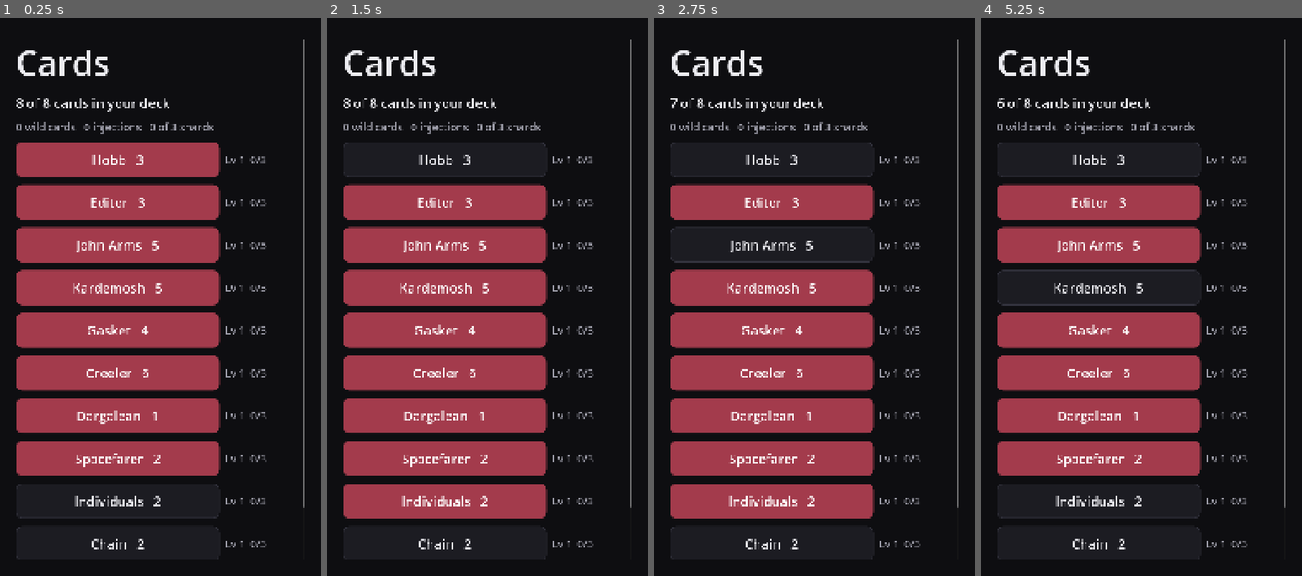
Above: before the commit, frames 1-4 (left to right).
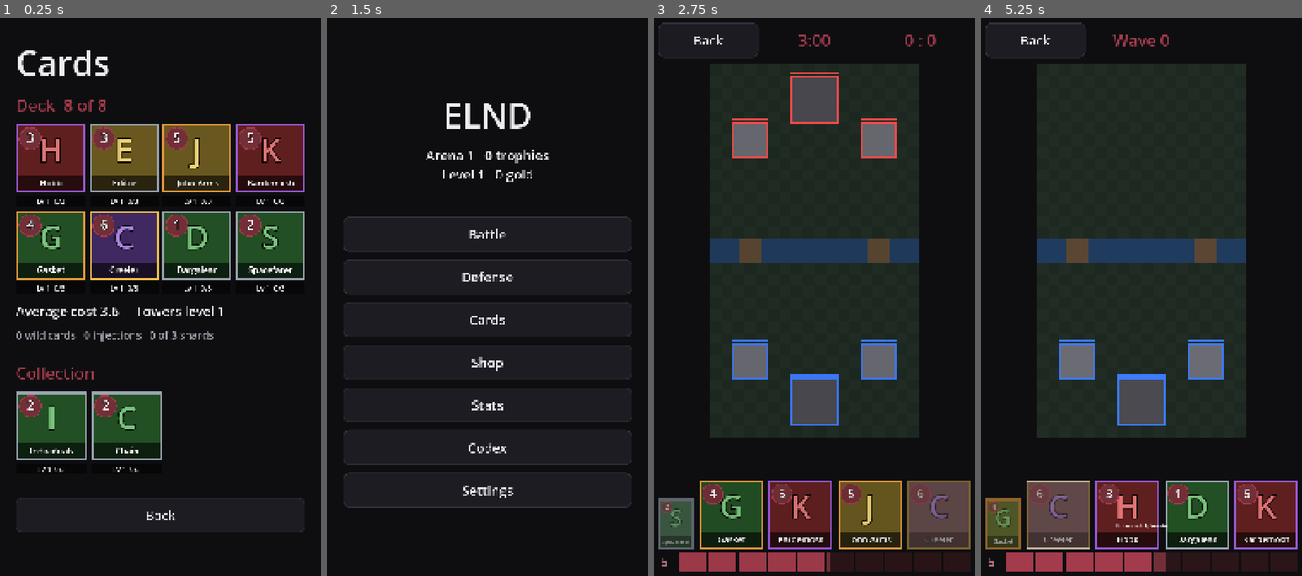
Above: after the commit, the same moments.

Repository: HenryElendheim/ELND
Game: Godot game, scene res://scenes/deck.tscn
Same seed, same stepped clock (60 frames per second), same inputs: the game is played once before the commit and once after it. This scene is started directly instead of the project's main scene.
Inputs (mouse positions are in pixels of both pictures, inside the frame that each line leads up to):
- Up to frame 1 (0.25 s): no input
- Up to frame 2 (1.5 s): click (487, 514) at 0.5 s, where only the run after the commit has a clickable "Back"; click (445, 157) at 1.25 s, where only the run before the commit has a clickable "Hobb 3"
- Up to frame 3 (2.75 s): click (814, 235) at 2 s, where only the run after the commit has a clickable "Battle"
- Up to frame 4 (5.25 s): click (1035, 40) at 2.75 s, where only the run after the commit has a clickable "Back"; click (1141, 274) at 3.5 s, where only the run after the commit has a clickable "Defense"; click (1058, 514) at 4.27 s; click (1099, 246) at 5 s, where only the run before the commit has a clickable "John Arms 5"

The runs differ from the first frame. In frame 1, 43% of the frame differs, in the area x 5-95%, y 3-98%; in frame 2, 36%; in frame 3, 62%, in the area x 1-99%, y 0-100%; in frame 4, 59%.

Commit message:
Card tiles with fitted names and a deck style Cards screen
Cards are now drawn as tiles: rarity coloured frame, class colour inside
with a big letter as placeholder art, the cost in a wine drop and the
short name along the bottom, shrunk to fit so long names never stretch
the screen. Short names live in cards.json.

The hand in battle uses the tiles too, with a small tile for the next
card and a purple glow when an evolution is ready. The Cards screen now
shows the deck as 2 rows of 4 with level and copies bars, the average
cost and tower level, and the collection below. Tap a card to add,
swap, remove, switch its evolution, inject or use wild cards.

Diff:
--- a/data/cards.json
+++ b/data/cards.json
@@ -49,7 +49,8 @@
 				"ability": "gorge",
 				"gorge_max_health": 300,
 				"gorge_range": 1.5
-			}
+			},
+			"short_name": "Hobb"
 		},
 		"editor": {
 			"number": 2,
@@ -73,7 +74,8 @@
 				"name": "Rewrite",
 				"ability": "rewrite",
 				"push_back_tiles": 2.5
-			}
+			},
+			"short_name": "Editor"
 		},
 		"john_arms": {
 			"number": 3,
@@ -110,7 +112,8 @@
 				"name": "No Hard Feelings",
 				"ability": "flurry_on_demand",
 				"exhausted_time": 2.0
-			}
+			},
+			"short_name": "John Arms"
 		},
 		"kardemosh": {
 			"number": 4,
@@ -149,7 +152,8 @@
 				"starting_skin": 150,
 				"flay_damage": 150,
 				"flay_range": 3.0
-			}
+			},
+			"short_name": "Kardemosh"
 		},
 		"gasket": {
 			"number": 5,
@@ -174,7 +178,8 @@
 				"name": "Do Not Enter",
 				"ability": "close_the_lid",
 				"lid_damage": 300
-			}
+			},
+			"short_name": "Gasket"
 		},
 		"creeler": {
 			"number": 6,
@@ -204,7 +209,8 @@
 				"ability": "drop",
 				"drop_damage": 200,
 				"drop_radius": 1.5
-			}
+			},
+			"short_name": "Creeler"
 		},
 		"spiker": {
 			"number": 7,
@@ -225,7 +231,8 @@
 					"slow": 0.35
 				}
 			],
-			"tower_damage_share": 0.35
+			"tower_damage_share": 0.35,
+			"short_name": "Spiker"
 		},
 		"dargalean": {
 			"number": 8,
@@ -252,7 +259,8 @@
 				"ability": "cuddle",
 				"duration": 2.0,
 				"radius": 3.0
-			}
+			},
+			"short_name": "Dargalean"
 		},
 		"spacefarer": {
 			"number": 9,
@@ -288,7 +296,8 @@
 				"speed": 16,
 				"size": 0.6,
 				"colour": "#6FF2FF"
-			}
+			},
+			"short_name": "Spacefarer"
 		},
 		"individuals": {
 			"number": 10,
@@ -321,7 +330,8 @@
 				"name": "Seen Through a Screen",
 				"ability": "flatten",
 				"duration": 2.0
-			}
+			},
+			"short_name": "Individuals"
 		},
 		"chain": {
 			"number": 11,
@@ -339,7 +349,8 @@
 					"duration": 6.0
 				}
 			],
-			"radius": 2.5
+			"radius": 2.5,
+			"short_name": "Chain"
 		}
 	},
 	"spell_kinds": {
--- a/scenes/battle.gd
+++ b/scenes/battle.gd
@@ -20,8 +20,8 @@
 var _admin: AdminPanel
 var _accumulator := 0.0
 var _slot := -1
-var _slot_buttons: Array[Button] = []
-var _next_label: Label
+var _slot_buttons: Array[CardTile] = []
+var _next_tile: CardTile
 var _clock: Label
 var _rate := 1.0
 var _phase := "regular"
@@ -77,24 +77,24 @@
 	sim.use_progress()
 
 
-## Four card buttons and a small label for the card that comes in next.
+## Four card tiles and a smaller tile for the card that comes in next.
 func _build_hand() -> Control:
 	var row := HBoxContainer.new()
 	var group := ButtonGroup.new()
 	group.allow_unpress = true
+	_next_tile = CardTile.new()
+	_next_tile.size_flags_horizontal = SIZE_FILL
+	_next_tile.custom_minimum_size = Vector2(120, 170)
+	_next_tile.size_flags_vertical = SIZE_SHRINK_END
+	_next_tile.disabled = true
+	row.add_child(_next_tile)
 	for slot in 4:
-		var card := Ui.button("", func() -> void: _select(slot))
+		var card := CardTile.new()
 		card.toggle_mode = true
 		card.button_group = group
-		card.custom_minimum_size.y = 150
+		card.pressed.connect(func() -> void: _select(slot))
 		_slot_buttons.append(card)
 		row.add_child(card)
-	_next_label = Ui.label("", "MutedLabel")
-	_next_label.size_flags_horizontal = SIZE_FILL
-	_next_label.custom_minimum_size.x = 140
-	_next_label.horizontal_alignment = HORIZONTAL_ALIGNMENT_CENTER
-	_next_label.vertical_alignment = VERTICAL_ALIGNMENT_CENTER
-	row.add_child(_next_label)
 	return row
 
 
@@ -165,11 +165,13 @@
 		card.visible = slot < cards.size()
 		if not card.visible:
 			continue
-		var evo := "  EVO" if hand.evolution_ready(slot) else ""
-		card.text = "%s\n%d%s" % [_short_name(cards[slot]), Hand.cost_of(cards[slot]), evo]
+		card.card_id = cards[slot]
+		card.evolution = hand.evolution_ready(slot)
 		card.modulate.a = 1.0 if hand.can_afford(slot) else 0.5
-	var next := hand.next_card()
-	_next_label.text = "Next\n" + _short_name(next) if next != "" else ""
+		card.queue_redraw()
+	_next_tile.card_id = hand.next_card()
+	_next_tile.modulate.a = 0.6
+	_next_tile.queue_redraw()
 
 
 ## Keeps one button per evolved group of yours on the field. Each shows the troop, the cost, or the seconds of cooldown left,
@@ -184,6 +186,7 @@
 			var button := Ui.button("", func() -> void: _use_evolution(unit))
 			button.size_flags_horizontal = SIZE_FILL
 			button.custom_minimum_size.x = 220
+			button.clip_text = true
 			_evo_row.add_child(button)
 	var buttons := _evo_row.get_children().filter(func(node: Node) -> bool: return not node.is_queued_for_deletion())
 	for i in mini(buttons.size(), _evo_units.size()):
@@ -191,7 +194,7 @@
 		var button: Button = buttons[i]
 		var wait := ceili(unit.evolution_ready_at - sim.time)
 		var cost := sim.evolution_cost(unit)
-		button.text = "%s\n%s" % [_short_name(unit.id), "%ds" % wait if wait > 0 else "%d" % cost]
+		button.text = "%s\n%s" % [CardTile.short_name(unit.id), "%ds" % wait if wait > 0 else "%d" % cost]
 		var hand := sim.hands[Unit.Team.PLAYER]
 		button.modulate.a = 1.0 if sim.evolution_ready(unit) and (hand.infinite or hand.ephrocity >= cost) else 0.5
 
@@ -236,9 +239,6 @@
 		_slot = -1
 
 
-static func _short_name(card_id: String) -> String:
-	return Data.table("cards").cards[card_id].name.trim_prefix("The ") if card_id != "" else ""
-
 
 ## Removes every troop and building but leaves the towers standing.
 func clear_troops() -> void:
--- a/scenes/deck.gd
+++ b/scenes/deck.gd
@@ -1,94 +1,134 @@
 extends Screen
-## Your cards. Tap a card to put it in or take it out of your deck, which is saved whenever it has exactly the right
-## number of cards. Each row shows the card's level and how many copies the next level needs, and wild cards can top it up.
+## The Cards screen. Your deck sits at the top as two rows of four tiles, each with its level and copies bar,
+## then the average Ephrocity cost and tower level, then the rest of your collection.
+## Tap a card to see what you can do with it: add it, swap it in, take it out, switch its evolution or spend wild cards.
+## The deck is saved whenever it has exactly the right number of cards.
 
 const MENU_SCENE := "res://scenes/main_menu.tscn"
+const COLUMNS := 4
 
-var _picked := []
-var _count: Label
-var _wild: Label
+var _deck := []
 var _size := 8
+var _selected := ""
+## A collection card waiting to be swapped in. The next deck card tapped is the one it replaces.
+var _swap_in := ""
 
 
 func build() -> void:
 	_size = int(Data.table("battle").deck.size)
-	_picked = BattleSim.starting_deck().duplicate()
+	if _deck.is_empty():
+		_deck = BattleSim.starting_deck().duplicate()
 	add(Ui.label("Cards", "TitleLabel"))
-	_count = add(Ui.label(""))
-	_wild = add(Ui.label("", "MutedLabel"))
-	for id in BattleSim.available_cards():
-		add(_row(id))
+
+	add(Ui.label("Deck  %d of %d" % [_deck.size(), _size], "HeadingLabel"))
+	add(_grid(_deck))
+	var costs := 0.0
+	for id in _deck:
+		costs += Hand.cost_of(id)
+	var average := costs / maxf(_deck.size(), 1)
+	add(Ui.label("Average cost %.1f     Towers level %d" % [average, Progress.tower_level()]))
+	add(Ui.label("%d wild cards   %d injections   %d of 3 shards" % [Progress.wild_cards(), Progress.injections(), Progress.shards()], "MutedLabel"))
+
+	if _selected != "":
+		_actions()
+
+	var rest := BattleSim.available_cards().filter(func(id: String) -> bool: return not id in _deck)
+	if not rest.is_empty():
+		add(Ui.spacer(12))
+		add(Ui.label("Collection", "HeadingLabel"))
+		add(_grid(rest))
 	add(Ui.spacer(24))
 	add(Ui.button("Back", go_back))
-	_show_counts()
 
 
-func _row(id: String) -> Control:
-	var card: Dictionary = Data.table("cards").cards[id]
-	var progress := Progress.card(id)
-	var row := HBoxContainer.new()
-	var pick := Ui.button("%s   %d" % [card.name.trim_prefix("The "), int(card.cost)], func() -> void: pass)
-	pick.toggle_mode = true
-	pick.button_pressed = id in _picked
-	pick.toggled.connect(func(on: bool) -> void: _toggle(id, on))
-	row.add_child(pick)
-	var level := int(progress.level)
-	var status := "Lv %d  max" % level if level >= Progress.max_card_level() else "Lv %d  %d/%d" % [level, progress.copies, Progress.copies_for_next(level)]
-	var info := Ui.label(status, "MutedLabel")
-	info.size_flags_horizontal = SIZE_FILL
-	info.custom_minimum_size.x = 260
-	info.vertical_alignment = VERTICAL_ALIGNMENT_CENTER
-	row.add_child(info)
-	if Progress.has_evolution(id):
-		var evo := Ui.button("Evo", func() -> void: pass)
-		evo.toggle_mode = true
-		evo.button_pressed = id in Progress.deck_evolutions()
-		evo.size_flags_horizontal = SIZE_FILL
-		evo.toggled.connect(func(on: bool) -> void: _toggle_evolution(evo, id, on))
-		row.add_child(evo)
-	elif Progress.injections() > 0 and id in Progress.evolvable_cards():
-		var inject := Ui.button("Inject", func() -> void: _inject(id))
-		inject.size_flags_horizontal = SIZE_FILL
-		row.add_child(inject)
-	if Progress.wild_cards() > 0 and level < Progress.max_card_level():
-		var wild := Ui.button("Wild", func() -> void: _use_wild(id))
-		wild.size_flags_horizontal = SIZE_FILL
-		row.add_child(wild)
-	return row
+func _grid(ids: Array) -> GridContainer:
+	var grid := GridContainer.new()
+	grid.columns = COLUMNS
+	for id in ids:
+		var tile := CardTile.new(id, true)
+		tile.toggle_mode = true
+		tile.set_pressed_no_signal(id == _selected)
+		tile.evolution = id in Progress.deck_evolutions() and id in _deck
+		tile.pressed.connect(func() -> void: _tapped(id))
+		grid.add_child(tile)
+	return grid
 
 
-func _toggle(id: String, on: bool) -> void:
-	if on and not id in _picked:
-		_picked.append(id)
-	elif not on:
-		_picked.erase(id)
-	_show_counts()
-	if _picked.size() == _size:
-		Save.set_value("deck", _picked.duplicate())
+## The buttons for the selected card, which change with whether it is in the deck.
+func _actions() -> void:
+	var in_deck: bool = _selected in _deck
+	add(Ui.label(Data.table("cards").cards[_selected].name, "HeadingLabel"))
+	if in_deck:
+		add(Ui.button("Take out of deck", _remove))
+		if Progress.has_evolution(_selected):
+			var on := _selected in Progress.deck_evolutions()
+			add(Ui.button("Evolution off" if on else "Evolution on", func() -> void: _toggle_evolution(not on)))
+	else:
+		add(Ui.button("Add to deck" if _deck.size() < _size else "Swap into deck", _use))
+	if not Progress.has_evolution(_selected) and Progress.injections() > 0 and _selected in Progress.evolvable_cards():
+		add(Ui.button("Use an Evolution Injection", _inject))
+	if Progress.wild_cards() > 0 and int(Progress.card(_selected).level) < Progress.max_card_level():
+		add(Ui.button("Use wild cards", _wild))
 
 
-## Up to two cards in the deck can play their evolution. A third one is refused and the button pops back up.
-func _toggle_evolution(button: Button, id: String, on: bool) -> void:
-	if not Progress.set_deck_evolution(id, on):
-		button.set_pressed_no_signal(false)
-		Nav.toast("Only %d evolutions per deck" % int(Data.table("battle").evolution.max_per_deck))
+func _tapped(id: String) -> void:
+	if _swap_in != "" and id in _deck:
+		_deck[_deck.find(id)] = _swap_in
+		_swap_in = ""
+		_selected = ""
+		_save()
+	else:
+		_selected = "" if id == _selected else id
+	_rebuild()
 
 
-func _inject(id: String) -> void:
-	Progress.use_injection(id)
-	get_tree().reload_current_scene()
+func _use() -> void:
+	if _deck.size() < _size:
+		_deck.append(_selected)
+		_selected = ""
+		_save()
+	else:
+		_swap_in = _selected
+		Nav.toast("Tap a deck card to swap it out")
+	_rebuild()
 
 
-func _use_wild(id: String) -> void:
-	Progress.use_wild_cards(id)
-	get_tree().reload_current_scene()
+func _remove() -> void:
+	_deck.erase(_selected)
+	_selected = ""
+	_rebuild()
 
 
-func _show_counts() -> void:
-	_count.text = "%d of %d cards in your deck" % [_picked.size(), _size]
-	_wild.text = "%d wild cards   %d injections   %d of 3 shards" % [Progress.wild_cards(), Progress.injections(), Progress.shards()]
+func _toggle_evolution(on: bool) -> void:
+	if not Progress.set_deck_evolution(_selected, on):
+		Nav.toast("Only %d evolutions per deck" % int(Data.table("battle").evolution.max_per_deck))
+	_rebuild()
+
+
+func _inject() -> void:
+	Progress.use_injection(_selected)
+	_rebuild()
+
+
+func _wild() -> void:
+	Progress.use_wild_cards(_selected)
+	_rebuild()
+
+
+func _save() -> void:
+	if _deck.size() == _size:
+		Save.set_value("deck", _deck.duplicate())
+
+
+## Rebuilds the whole screen from the current state, which keeps every label and tile in step after a change.
+func _rebuild() -> void:
+	for child in content.get_children():
+		child.queue_free()
+	build()
 
 
 func go_back() -> bool:
+	if _deck.size() != _size:
+		Nav.toast("Your deck needs %d cards, so the last full deck is kept" % _size)
 	Nav.go(MENU_SCENE)
 	return true
--- a/scenes/stats.gd
+++ b/scenes/stats.gd
@@ -37,7 +37,7 @@
 		var names := PackedStringArray()
 		for id in deck.split(","):
 			if cards.has(id):
-				names.append(cards[id].name.trim_prefix("The "))
+				names.append(CardTile.short_name(id))
 		add(Ui.label("Favourite deck: " + ", ".join(names)))
 
 	_section("Chests")
--- a/scripts/battle/admin_panel.gd
+++ b/scripts/battle/admin_panel.gd
@@ -40,7 +40,7 @@
 	var troops := [["", "Off"]]
 	var cards: Dictionary = Data.table("cards").cards
 	for id in BattleSim.starting_deck():
-		troops.append([id, cards[id].name.trim_prefix("The ")])
+		troops.append([id, CardTile.short_name(id)])
 	column.add_child(Ui.choice("Spawn tool", troops, "", func(id: String) -> void: _battle.set("spawn_card", id), 4))
 	column.add_child(Ui.choice("Spawn for", SIDES, Unit.Team.PLAYER, func(team: int) -> void: _battle.set("spawn_team", team)))
 	var sim: BattleSim = _battle.get("sim")
@@ -56,7 +56,7 @@
 
 	var subjects := [["towers/side", "Side tower"], ["towers/main", "Main tower"]]
 	for id in cards:
-		subjects.append(["cards/" + id, cards[id].name.trim_prefix("The ")])
+		subjects.append(["cards/" + id, CardTile.short_name(id)])
 	column.add_child(Ui.choice("Edit stats", subjects, subjects[0][0], _show_fields))
 	column.add_child(_fields)
 	_show_fields(subjects[0][0])
--- a/scripts/battle/arena_view.gd
+++ b/scripts/battle/arena_view.gd
@@ -133,7 +133,7 @@
 			fill.a = 0.3
 		draw_circle(at, r, fill)
 		draw_arc(at, r, 0, TAU, 32, team_colour, 4.0)
-		_draw_label(at, unit.label, r)
+		_draw_label(at, CardTile.short_name(unit.id), r)
 
 	if show_hitboxes:
 		draw_arc(at, r, 0, TAU, 32, Color.YELLOW, 2.0)
@@ -193,7 +193,7 @@
 func _draw_label(at: Vector2, text: String, r: float) -> void:
 	var font := ThemeDB.fallback_font
 	var font_size := maxi(int(r * 0.7), 10)
-	var short := text.trim_prefix("The ").left(5)
+	var short := text.left(5)
 	var width := font.get_string_size(short, HORIZONTAL_ALIGNMENT_LEFT, -1, font_size).x
 	draw_string(font, at + Vector2(-width / 2.0, font_size * 0.35), short, HORIZONTAL_ALIGNMENT_LEFT, -1, font_size, Color.BLACK)
 
--- a/scripts/progress.gd
+++ b/scripts/progress.gd
@@ -51,6 +51,12 @@
 		return {"level": int(cards[id].level), "copies": int(cards[id].copies)}
 	var unlocked := int(Data.table("cards").cards[id].get("unlock_arena", 1)) <= arena()
 	return {"level": 1 if unlocked else 0, "copies": 0}
+
+
+## A card's rarity, which follows its Codex threat level.
+static func card_rarity(id: String) -> String:
+	var cards_table := Data.table("cards")
+	return cards_table.rarity_by_threat.get(str(int(cards_table.cards[id].threat)), "common")
 
 
 static func copies_for_next(level: int) -> int:
@@ -163,8 +169,8 @@
 	var pool := _unlocked_by_rarity()
 	var drops := {}
 	for i in count:
-		var card_rarity := _weighted(chests.rarity_weights[rarity])
-		var options: Array = pool.get(card_rarity, [])
+		var drop_rarity := _weighted(chests.rarity_weights[rarity])
+		var options: Array = pool.get(drop_rarity, [])
 		if options.is_empty():
 			options = pool.get("common", [])
 		var id: String = options[randi() % options.size()]
@@ -321,8 +327,7 @@
 		var entry: Dictionary = cards_table.cards[id]
 		if int(entry.get("unlock_arena", 1)) > arena() or not entry.get("type") in Data.table("battle").playable_types:
 			continue
-		var rarity: String = cards_table.rarity_by_threat[str(int(entry.threat))]
-		groups.get_or_add(rarity, []).append(id)
+		groups.get_or_add(card_rarity(id), []).append(id)
 	return groups
 
 
--- /dev/null
+++ b/scripts/ui/card_tile.gd
@@ -0,0 +1,99 @@
+class_name CardTile
+extends Button
+## One card drawn as a tile: a frame in the card's rarity colour, its containment class colour inside with a big letter
+## as placeholder art, the Ephrocity cost in a wine red drop at the top left and the short name along the bottom.
+## Everything is drawn to fit the tile, which means a long name shrinks instead of stretching the screen.
+## The same tile is used in the battle hand and on the Cards screen, where it can also show the level and copies bar.
+
+const COST_FILL := Color("#722F37")
+const COST_EDGE := Color("#A33B4C")
+const EVOLUTION_GLOW := Color("#B46CFF")
+const BAR_HEIGHT := 40.0
+
+var card_id := ""
+## Shows the level and the bar of copies toward the next level under the tile.
+var show_progress := false
+## Glows purple, which marks an evolution that is switched on or ready to come out.
+var evolution := false
+
+
+static func short_name(id: String) -> String:
+	if id == "":
+		return ""
+	var card: Dictionary = Data.table("cards").cards[id]
+	return card.get("short_name", String(card.name).trim_prefix("The "))
+
+
+func _init(id := "", progress := false) -> void:
+	card_id = id
+	show_progress = progress
+	flat = true
+	text = ""
+	clip_contents = true
+	size_flags_horizontal = SIZE_EXPAND_FILL
+	custom_minimum_size = Vector2(0, 230 + (BAR_HEIGHT + 8 if progress else 0))
+
+
+func _draw() -> void:
+	if card_id == "":
+		return
+	var cards := Data.table("cards")
+	var card: Dictionary = cards.cards[card_id]
+	var font := get_theme_default_font()
+	var tile := Rect2(Vector2.ZERO, size - Vector2(0, BAR_HEIGHT + 8 if show_progress else 0))
+	var rarity := Progress.card_rarity(card_id)
+	var frame := Color(Data.table("chests").colours.get(rarity, "#9AA4B1"))
+	var class_colour := Color(cards.classes.get(card.get("class", ""), "#8A8A8A"))
+
+	if evolution:
+		draw_rect(tile, EVOLUTION_GLOW)
+	var body := tile.grow(-6.0 if evolution else 0.0)
+	draw_rect(body, frame)
+	var inner := body.grow(-7.0)
+	draw_rect(inner, class_colour.darkened(0.55))
+
+	# A big first letter stands in for the card art until real pixel art exists.
+	var letter := short_name(card_id).left(1)
+	var letter_size := int(inner.size.y * 0.5)
+	_centred(font, letter, Vector2(inner.get_center().x, inner.position.y + inner.size.y * 0.55), letter_size, class_colour.lightened(0.25), inner.size.x)
+
+	# The name sits on a dark band and shrinks to fit the width of the tile.
+	var band := Rect2(inner.position.x, inner.end.y - inner.size.y * 0.24, inner.size.x, inner.size.y * 0.24)
+	draw_rect(band, Color(0, 0, 0, 0.6))
+	_centred(font, short_name(card_id), Vector2(band.get_center().x, band.get_center().y + band.size.y * 0.2), int(band.size.y * 0.55), Color.WHITE, band.size.x - 10)
+
+	var radius := minf(inner.size.x, inner.size.y) * 0.17
+	var drop := inner.position + Vector2(radius + 4, radius + 4)
+	draw_circle(drop, radius, COST_FILL)
+	draw_arc(drop, radius, 0, TAU, 24, COST_EDGE, 3.0)
+	_centred(font, str(int(card.cost)), drop + Vector2(0, radius * 0.38), int(radius * 1.15), Color.WHITE, radius * 2)
+
+	if button_pressed:
+		draw_rect(tile, Color.WHITE, false, 6.0)
+	if show_progress:
+		_draw_progress(font, Rect2(0, tile.end.y + 8, size.x, BAR_HEIGHT))
+
+
+## The level on the left and a bar filling toward the next level, or "Max" once the card is at the top level.
+func _draw_progress(font: Font, bar: Rect2) -> void:
+	var progress := Progress.card(card_id)
+	var level := int(progress.level)
+	var needed := Progress.copies_for_next(maxi(level, 1))
+	var maxed := level >= Progress.max_card_level()
+	var share := 1.0 if maxed else clampf(float(progress.copies) / float(needed), 0.0, 1.0)
+	draw_rect(bar, Color(0, 0, 0, 0.5))
+	draw_rect(Rect2(bar.position, Vector2(bar.size.x * share, bar.size.y)), COST_EDGE if share < 1.0 else Color("#4CAF50"))
+	var label := "Lv %d  %s" % [level, "Max" if maxed else "%d/%d" % [int(progress.copies), needed]]
+	_centred(font, label, Vector2(bar.get_center().x, bar.get_center().y + bar.size.y * 0.25), int(bar.size.y * 0.62), Color.WHITE, bar.size.x - 8)
+
+
+## Draws text centred on a point with a dark outline, shrinking the font until it fits the given width.
+func _centred(font: Font, value: String, at: Vector2, font_size: int, colour: Color, max_width: float) -> void:
+	var fitted := font_size
+	var width := font.get_string_size(value, HORIZONTAL_ALIGNMENT_LEFT, -1, fitted).x
+	if width > max_width and width > 0.0:
+		fitted = maxi(int(fitted * max_width / width), 8)
+		width = font.get_string_size(value, HORIZONTAL_ALIGNMENT_LEFT, -1, fitted).x
+	var spot := at - Vector2(width / 2.0, 0)
+	draw_string_outline(font, spot, value, HORIZONTAL_ALIGNMENT_LEFT, -1, fitted, maxi(fitted / 8, 2), Color.BLACK)
+	draw_string(font, spot, value, HORIZONTAL_ALIGNMENT_LEFT, -1, fitted, colour)
